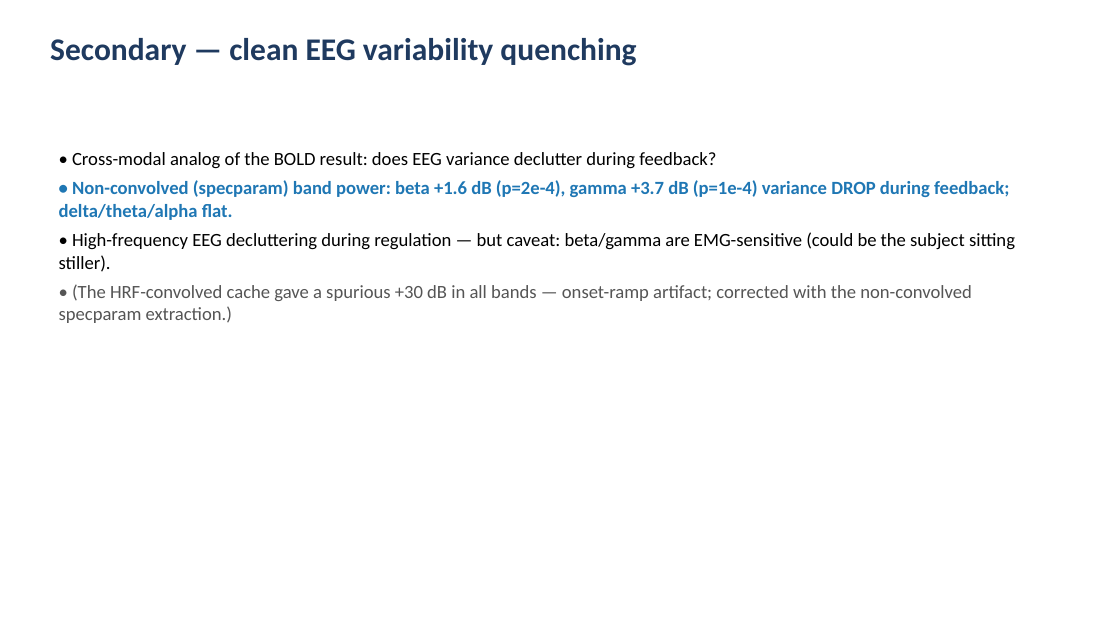
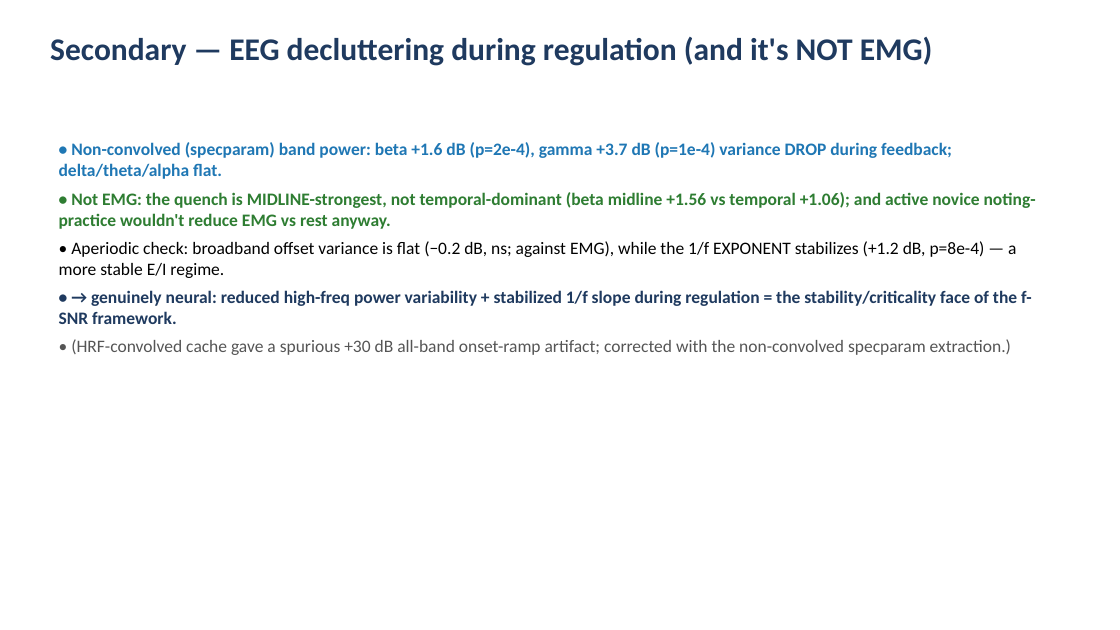
Before and after one commit to cccbauer/dmnelf, a slide deck: slide 6 of analysis/fingerprint/fsnr_eeg/eeg_fsnr_results.pptx. Drawn at 1120x630 pixels with LibreOffice and Linux fonts; fonts in the diff are those of the drawing. Boxes give left, top, right and bottom in pixels: in the first picture for what was removed or moved away, otherwise in the second. Text is boxed around its words. In the diff, an @@ line names an element or a change of style, - is before the commit and + after.

```diff
--- a/analysis/fingerprint/fsnr_eeg/eeg_fsnr_results.pptx
+++ b/analysis/fingerprint/fsnr_eeg/eeg_fsnr_results.pptx
@@ text at bbox=[50, 37, 933, 66]: text changed @@
-Secondary — clean EEG variability quenching
+Secondary — EEG decluttering during regulation (and it's NOT EMG)
@@ text "• Non-convolved (specparam) band power: ...": place and size @@
-text "• Non-convolved (specparam) band power: ..." at bbox=[59, 152, 1015, 323]
+text "• Non-convolved (specparam) band power: ..." at bbox=[59, 142, 1036, 355]
@@ text at bbox=[59, 142, 952, 179]: size 16 to 15 pt in "• Non-convolved (specparam) band power: beta +1.6 ..." @@
@@ text at bbox=[72, 152, 716, 169]: paragraph removed @@
-• Cross-modal analog of the BOLD result: does EEG variance declutter during feedback?
@@ text at bbox=[59, 192, 1036, 355]: text changed; size 16 to 15 pt; text colour #555555 to #2E7D32; bold on @@
-• High-frequency EEG decluttering during regulation — but caveat: beta/gamma are EMG-sensitive (could be the subject sitting stiller).
-• (The HRF-convolved cache gave a spurious +30 dB in all bands — onset-ramp artifact; corrected with the non-convolved specparam extraction.)
+• Not EMG: the quench is MIDLINE-strongest, not temporal-dominant (beta midline +1.56 vs temporal +1.06); and active novice noting-practice wouldn't reduce EMG vs rest anyway.
+• Aperiodic check: broadband offset variance is flat (−0.2 dB, ns; against EMG), while the 1/f EXPONENT stabilizes (+1.2 dB, p=8e-4) — a more stable E/I regime.
+• → genuinely neural: reduced high-freq power variability + stabilized 1/f slope during regulation = the stability/criticality face of the f-SNR framework.
+• (HRF-convolved cache gave a spurious +30 dB all-band onset-ramp artifact; corrected with the non-convolved specparam extraction.)
```
Also in this commit, not shown: 2 other files.
